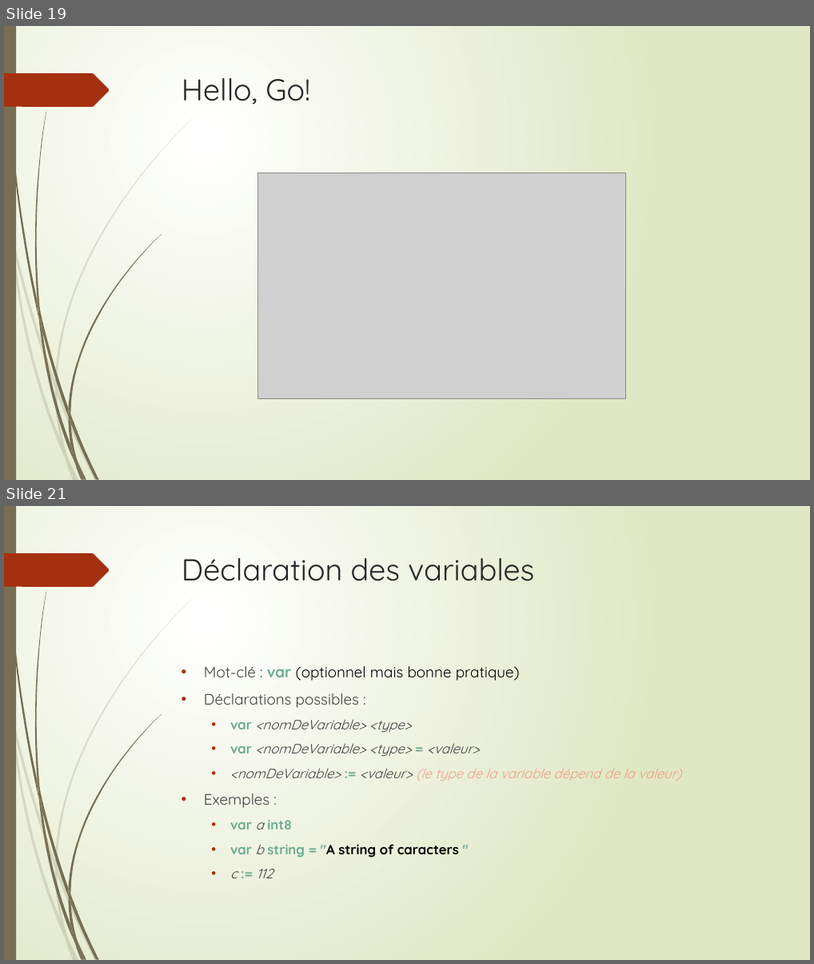
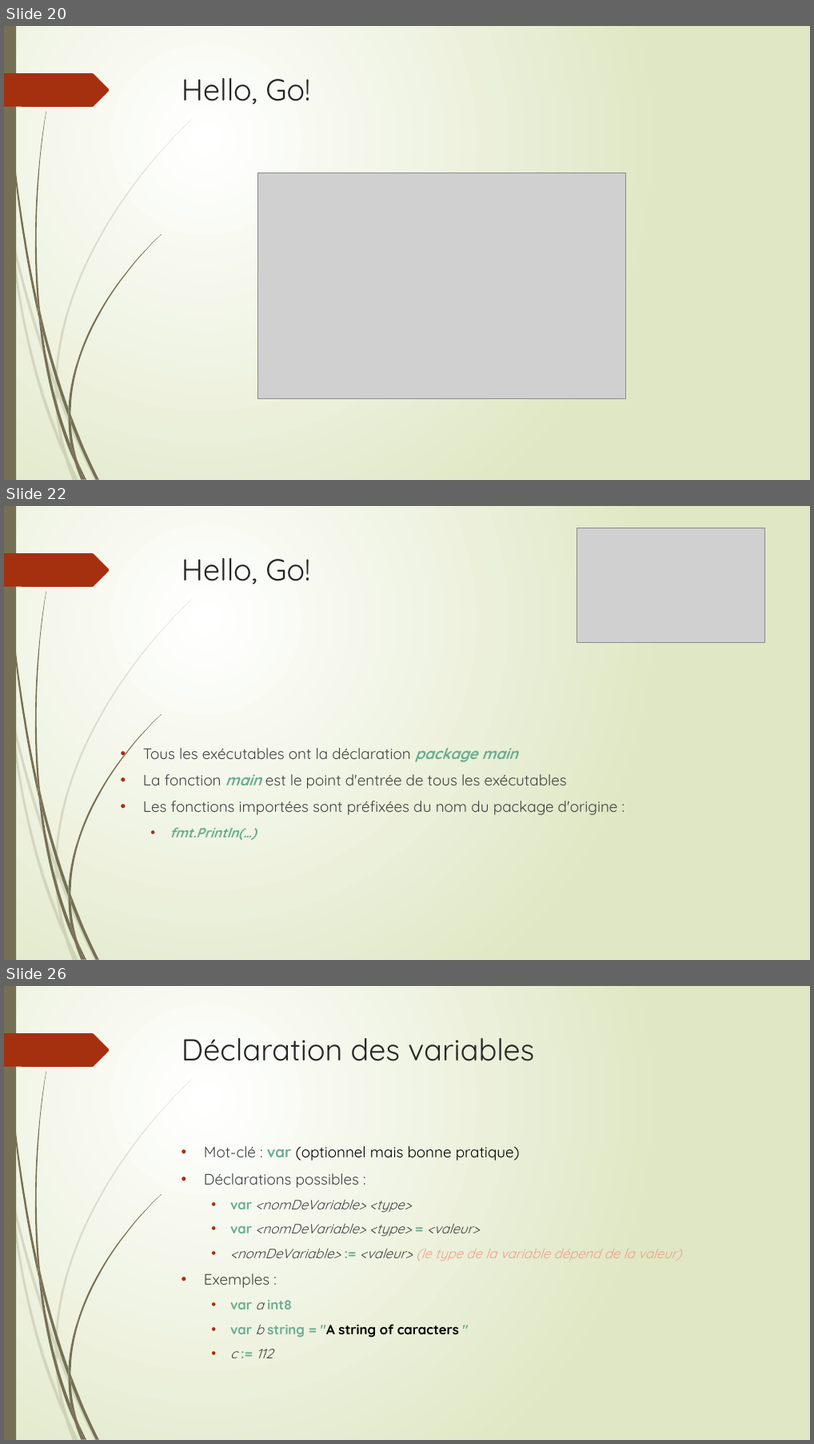
Before and after one commit to thierrydecker/learning-go, a slide deck: documentations/learning-go.pptx. Shown one above the other, each under a label of ours: slides 19 and 21 before the commit, slides 20, 22 and 26 after it; the slides between them are not shown. The pictures are 814x964 and 814x1444 pixels, drawn with LibreOffice and Linux fonts; fonts in the diff are those of the drawing; grey boxes stand for pictures. Boxes give left, top, right and bottom in pixels: in the first picture for what was removed or moved away, otherwise in the second. Text is boxed around its words. In the diff, an @@ line names an element or a change of style, - is before the commit and + after.

```diff
--- a/documentations/learning-go.pptx
+++ b/documentations/learning-go.pptx
@@ slide 22 added at box(4, 506, 810, 960), background gradient #FFFFFF to #DFE8C4; not listed: 24 template elements that a slide beside it also shows @@
@@ picture added at box(578, 528, 765, 643) @@
@@ title added at box(182, 558, 310, 584), 36 pt, text #262626 @@
+Hello, Go!
@@ text added at box(143, 748, 618, 840), 18 pt, text #404040 @@
+• Tous les exécutables ont la déclaration package main
+• La fonction main est le point d'entrée de tous les exécutables
+• Les fonctions importées sont préfixées du nom du package d'origine :
+  • fmt.Println(…)
@@ what was slide 19 is now slide 20 @@
@@ what was slide 21 is now slide 26 @@
```
Also in this commit, not shown: 2 slides changed, 5 other slides added, 1 slide removed, 1 other file.
